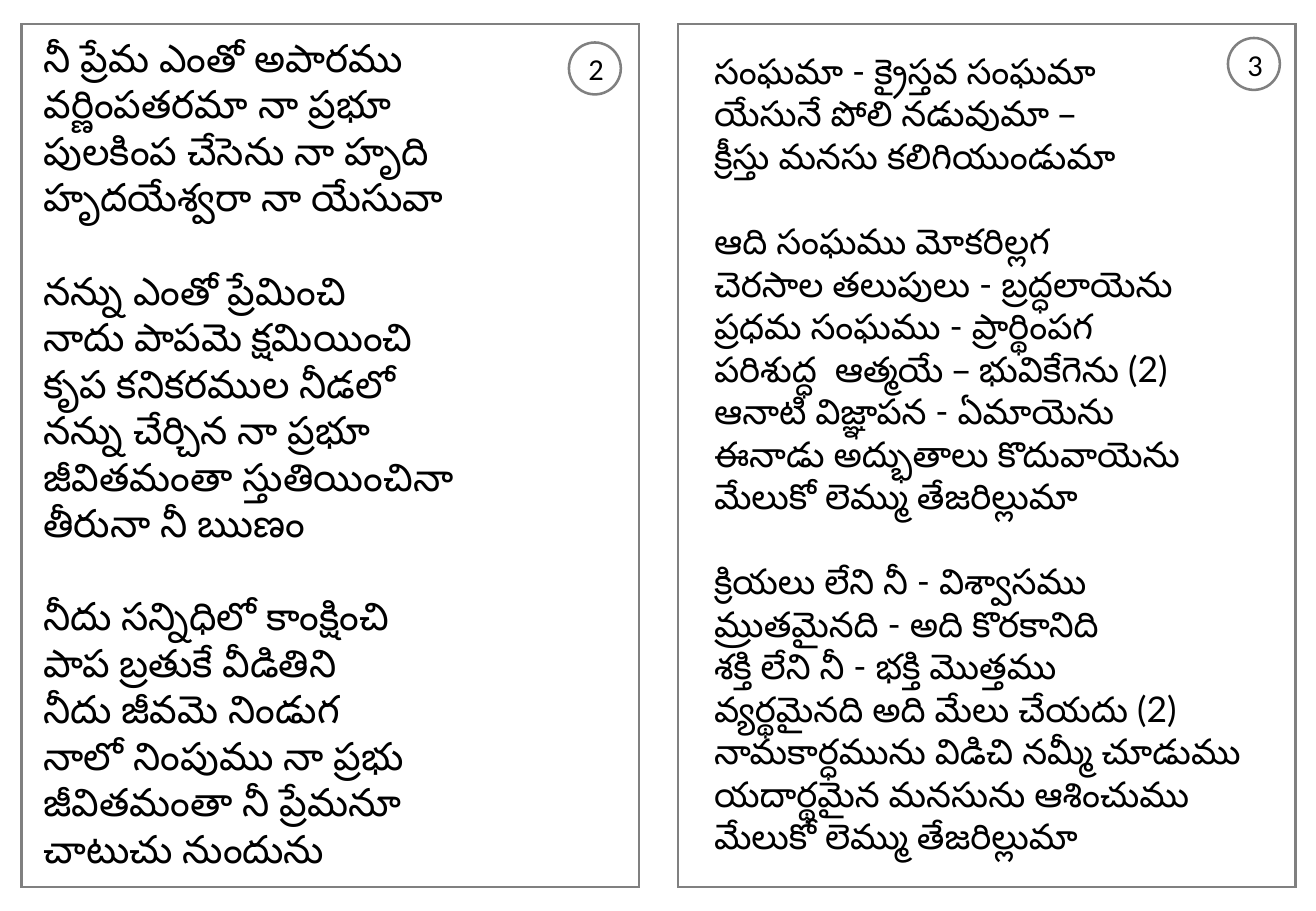
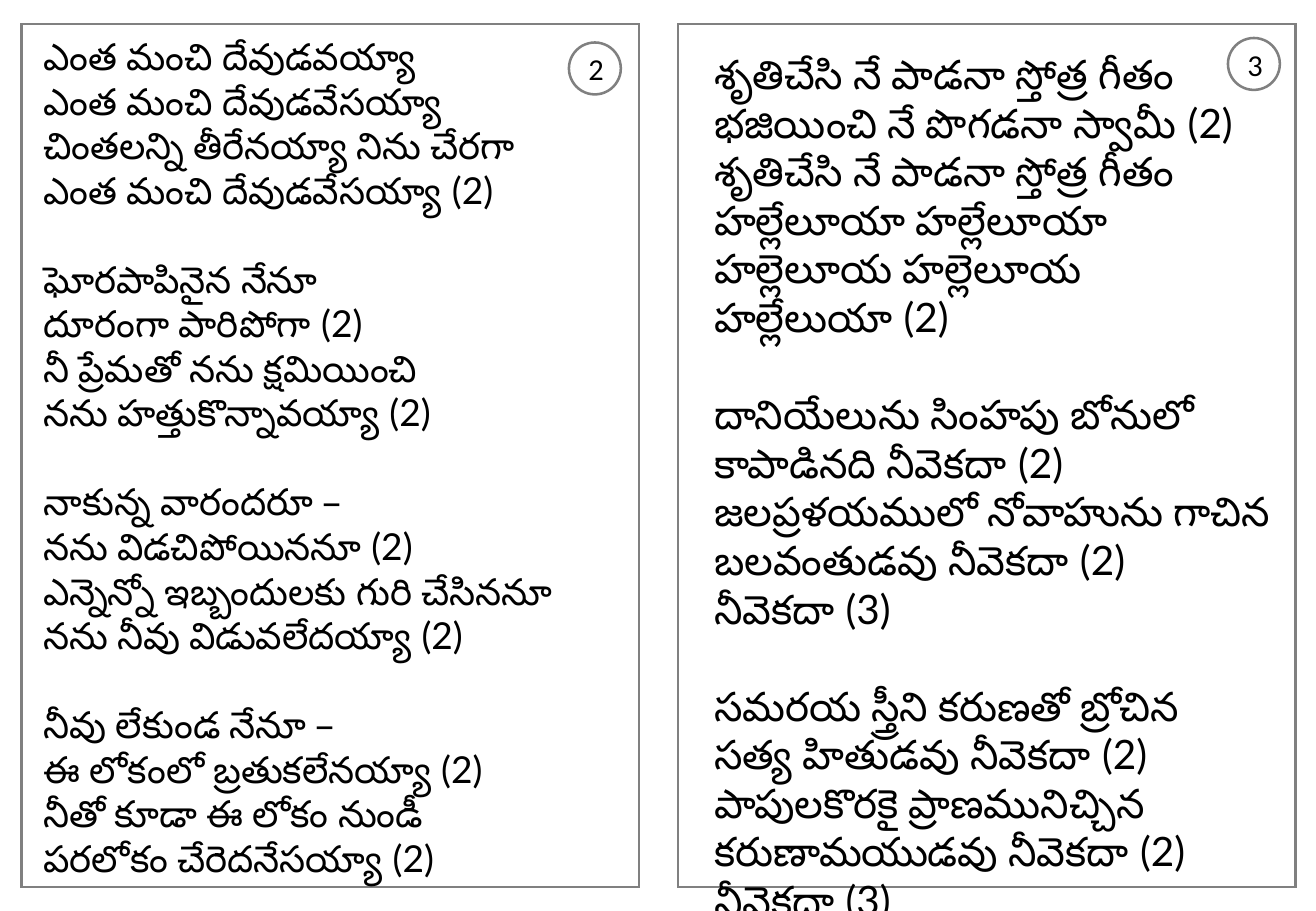
Before and after one commit to venu-webdev/songsDb, a slide deck: slide 2 of songsTemplate.pptx. Drawn at 1316x911 pixels with LibreOffice and Linux fonts; fonts in the diff are those of the drawing. Boxes give left, top, right and bottom in pixels: in the first picture for what was removed or moved away, otherwise in the second. Text is boxed around its words. In the diff, an @@ line names an element or a change of style, - is before the commit and + after.

```diff
--- a/songsTemplate.pptx
+++ b/songsTemplate.pptx
@@ text at (x1=44, y1=44, x2=553, y2=888): text changed; size 23 to 22 pt @@
-నీ ప్రేమ ఎంతో అపారము
-వర్ణింపతరమా నా ప్రభూ
-పులకింప చేసెను నా హృది
-హృదయేశ్వరా నా యేసువా
-నన్ను ఎంతో ప్రేమించి
-నాదు పాపమె క్షమియించి
-కృప కనికరముల నీడలో
-నన్ను చేర్చిన నా ప్రభూ
-జీవితమంతా స్తుతియించినా
-తీరునా నీ ఋణం
-నీదు సన్నిధిలో కాంక్షించి
-పాప బ్రతుకే వీడితిని
-నీదు జీవమె నిండుగ
-నాలో నింపుము నా ప్రభు
-జీవితమంతా నీ ప్రేమనూ
-చాటుచు నుందును
+ఎంత మంచి దేవుడవయ్యా
+ఎంత మంచి దేవుడవేసయ్యా
+చింతలన్ని తీరేనయ్యా నిను చేరగా
+ఎంత మంచి దేవుడవేసయ్యా (2)
+ఘోరపాపినైన నేనూ
+దూరంగా పారిపోగా (2)
+నీ ప్రేమతో నను క్షమియించి
+నను హత్తుకొన్నావయ్యా (2)
+నాకున్న వారందరూ –
+నను విడచిపోయిననూ (2)
+ఎన్నెన్నో ఇబ్బందులకు గురి చేసిననూ
+నను నీవు విడువలేదయ్యా (2)
+నీవు లేకుండ నేనూ –
+ఈ లోకంలో బ్రతుకలేనయ్యా (2)
+నీతో కూడా ఈ లోకం నుండీ
+పరలోకం చేరెదనేసయ్యా (2)
@@ text at (x1=714, y1=59, x2=1270, y2=886): text changed; size 21 to 24 pt @@
-సంఘమా - క్రైస్తవ సంఘమా
-యేసునే పోలి నడువుమా –
-క్రీస్తు మనసు కలిగియుండుమా
-ఆది సంఘము మోకరిల్లగ
-చెరసాల తలుపులు - బ్రద్ధలాయెను
-ప్రధమ సంఘము - ప్రార్థింపగ
-పరిశుద్ధ ఆత్మయే – భువికేగెను (2)
-ఆనాటి విజ్ఞాపన - ఏమాయెను
-ఈనాడు అద్భుతాలు కొదువాయెను
-మేలుకో లెమ్ము తేజరిల్లుమా
-క్రియలు లేని నీ - విశ్వాసము
-మ్రుతమైనది - అది కొరకానిది
-శక్తి లేని నీ - భక్తి మొత్తము
-వ్యర్థమైనది అది మేలు చేయదు (2)
-నామకార్ధమును విడిచి నమ్మీ చూడుము
-యదార్థమైన మనసును ఆశించుము
-మేలుకో లెమ్ము తేజరిల్లుమా
+శృతిచేసి నే పాడనా స్తోత్ర గీతం
+భజియించి నే పొగడనా స్వామీ (2)
+శృతిచేసి నే పాడనా స్తోత్ర గీతం
+హల్లేలూయా హల్లేలూయా
+హల్లెలూయ హల్లెలూయ హల్లేలుయా (2)
+దానియేలును సింహపు బోనులో
+కాపాడినది నీవెకదా (2)
+జలప్రళయములో నోవాహును గాచిన
+బలవంతుడవు నీవెకదా (2)
+నీవెకదా (3)
+సమరయ స్త్రీని కరుణతో బ్రోచిన
+సత్య హితుడవు నీవెకదా (2)
+పాపులకొరకై ప్రాణమునిచ్చిన
+కరుణామయుడవు నీవెకదా (2)
+నీవెకదా (3)
```
Also in this commit, not shown: 1 other slide changed, 6 other files.
